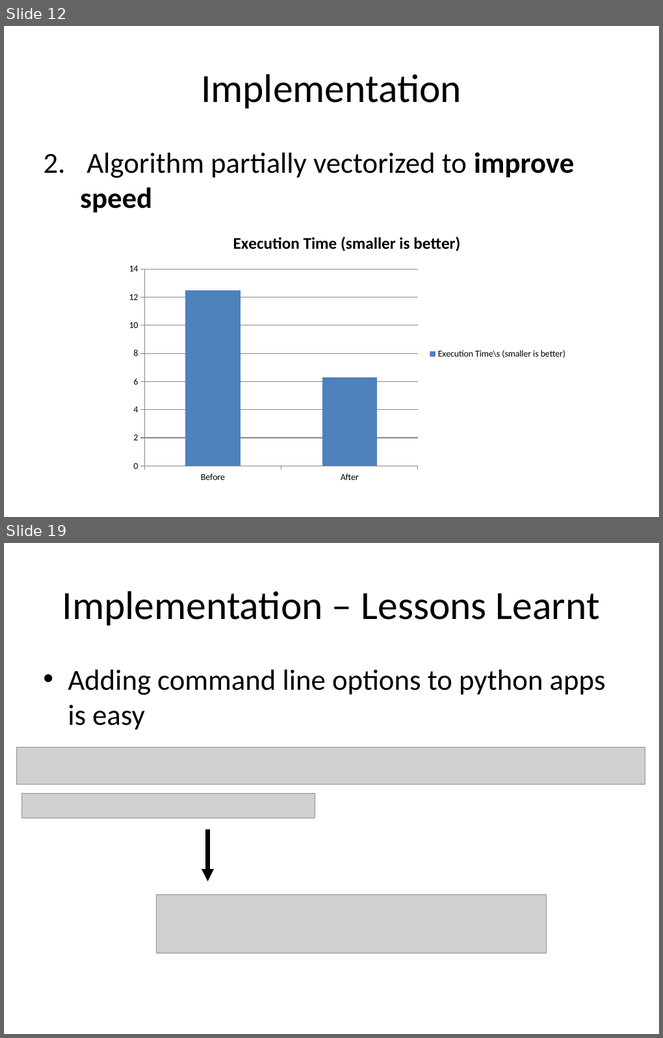
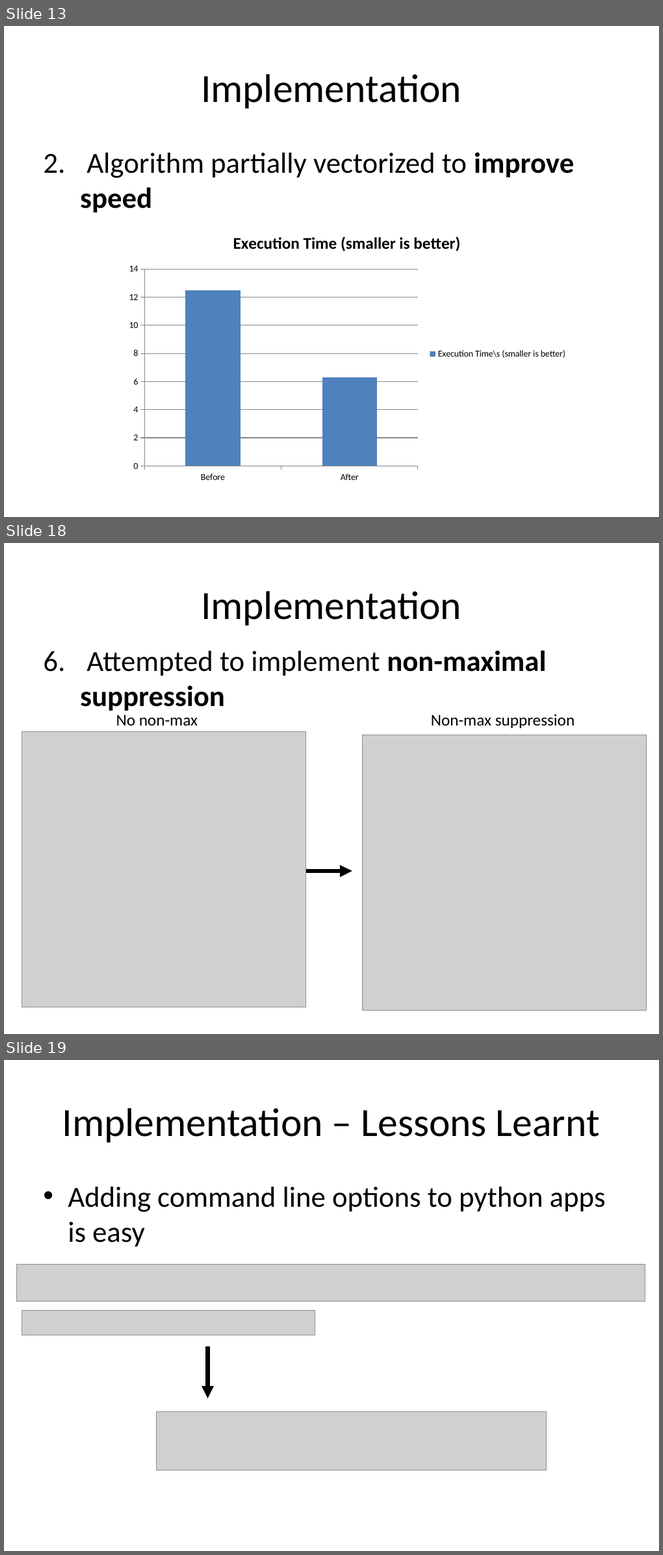
Before and after one commit to michaelwh/susanedge, a slide deck: michael-susanedge-presentation.pptx. Shown one above the other, each under a label of ours: slides 12 and 19 before the commit, slides 13, 18 and 19 after it; the slides between them are not shown. The pictures are 663x1038 and 663x1555 pixels, drawn with LibreOffice and Linux fonts; fonts in the diff are those of the drawing; grey boxes stand for pictures. Boxes give left, top, right and bottom in pixels: in the first picture for what was removed or moved away, otherwise in the second. Text is boxed around its words. In the diff, an @@ line names an element or a change of style, - is before the commit and + after.

```diff
--- a/michael-susanedge-presentation.pptx
+++ b/michael-susanedge-presentation.pptx
@@ slide 18 added at (x1=4, y1=543, x2=659, y2=1034), background #FFFFFF @@
@@ title added at (x1=201, y1=591, x2=462, y2=626), 44 pt, text #000000 @@
+Implementation
@@ text added at (x1=80, y1=650, x2=546, y2=711), 32 pt, text #000000, bold @@
+6. Attempted to implement non-maximal suppression
@@ text added at (x1=116, y1=715, x2=198, y2=726), 18 pt, text #000000 @@
+No non-max
@@ text added at (x1=431, y1=714, x2=575, y2=728), 18 pt, text #000000 @@
+Non-max suppression
@@ picture added at (x1=22, y1=731, x2=306, y2=1008) @@
@@ picture added at (x1=362, y1=735, x2=646, y2=1011) @@
@@ arrow added from (306, 871) to (352, 871), #000000 4.5 pt @@
@@ what was slide 12 is now slide 13 @@
```
Also in this commit, not shown: 4 slides changed, 4 other slides added, 4 slides removed.
